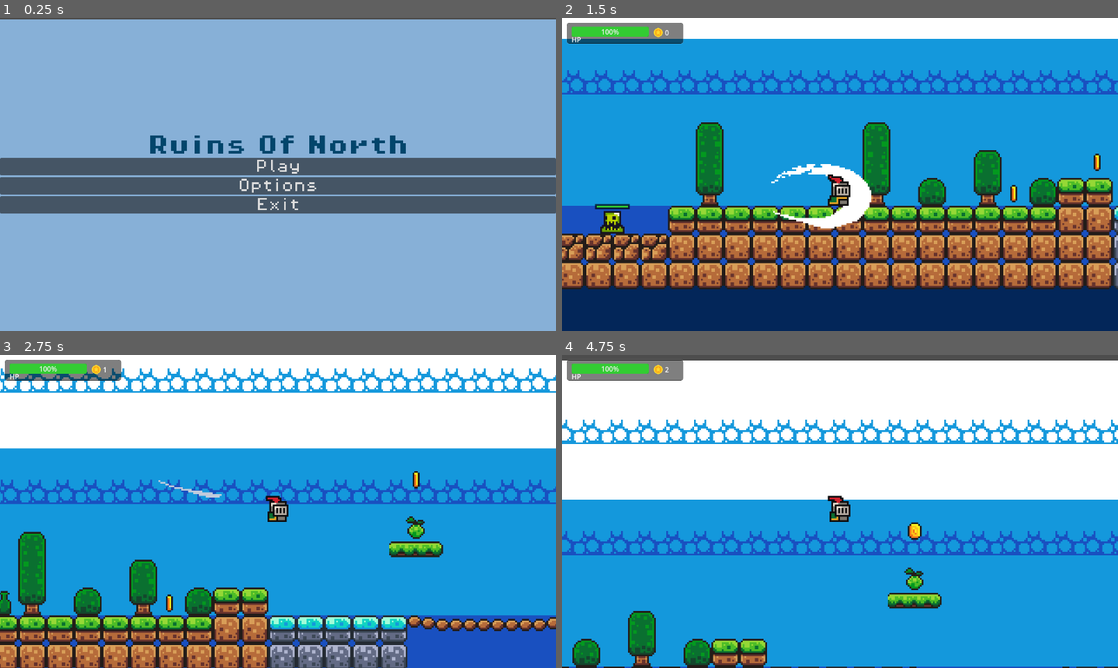
Above: before the commit, frames 1-4 (two rows, left to right).
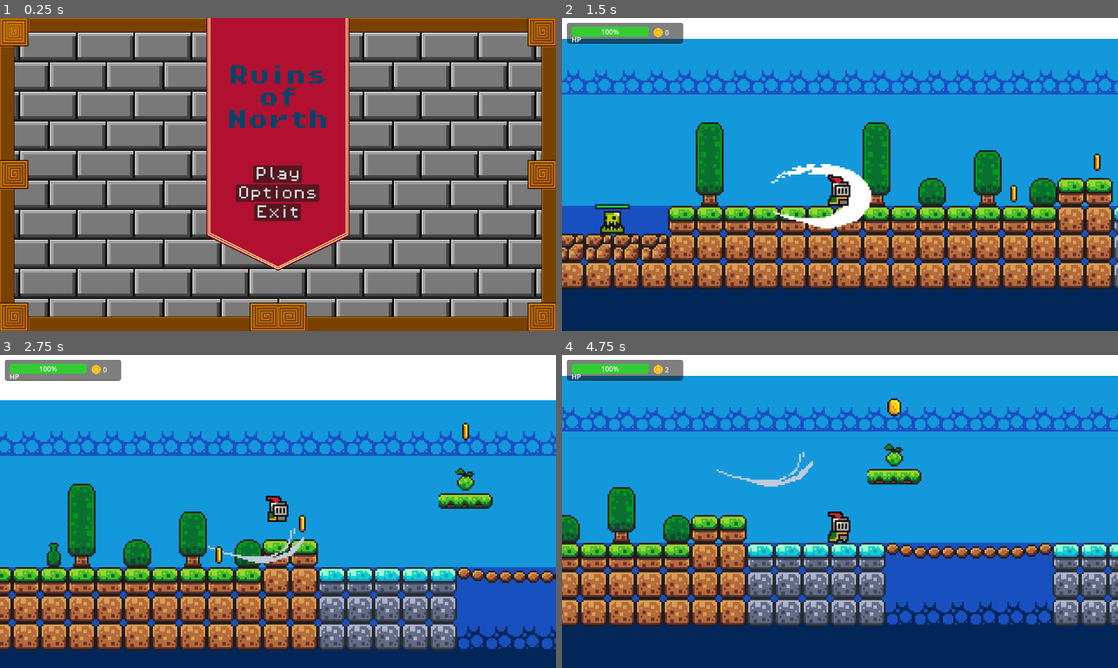
Above: after the commit, the same moments.

Repository: Kacprr/ThesisGameProject
Game: Godot game, scene res://Scenes/main_menu.tscn
The game is run twice, just before and just after one commit, with the same random seed, the same clock (stepped at 60 frames per second) and the same inputs.
Inputs:
- Up to frame 1 (0.25 s): no input
- Up to frame 2 (1.5 s): click "Play" at 0.5 s; hold Right (move_right) from 1.28 s (still down); hold Z (attack) from 1.28 s (still down)
- Up to frame 3 (2.75 s): keep holding Right (move_right); tap Space (jump) at 1.52, 1.55, 1.82, 2.1, 2.27, 2.57 s; release Z (attack) at 2.03 s; tap Z (attack) at 2.3 s
- Up to frame 4 (4.75 s): release Right (move_right) at 2.78 s; hold Left (move_left) 2.78-3.53 s; hold Z (attack) 2.78-3.53 s; tap Space (jump) at 3.05, 3.77, 4.07, 4.52, 4.55 s; hold Right (move_right) from 3.53 s (still down); tap Shift (dash) at 3.6 s; tap Z (attack) at 3.8 s; hold Z (attack) from 4.28 s (still down)

The runs differ from the first frame. In frame 1, 100% of the frame differs, in the area x 0-100%, y 0-100%; in frame 2, nothing differs; in frame 3, 59%; in frame 4, 83%.

Commit message:
Jump + attack + main menu
-Jump height is now variable to how long you press and hold jump button
-attack cooldown reduced for more intuitive swinging
-Main menu layout and background adjustments

Diff:
--- a/ruinsofnorth/Scenes/attack.tscn
+++ b/ruinsofnorth/Scenes/attack.tscn
@@ -71,7 +71,7 @@
 }],
 "loop": true,
 "name": &"new_animation",
-"speed": 18.0
+"speed": 17.0
 }]
 
 [node name="Attack" type="Area2D"]
--- a/ruinsofnorth/Scenes/main_menu.tscn
+++ b/ruinsofnorth/Scenes/main_menu.tscn
@@ -1,7 +1,8 @@
-[gd_scene load_steps=4 format=3 uid="uid://bj13u34s0bcgf"]
+[gd_scene load_steps=5 format=3 uid="uid://bj13u34s0bcgf"]
 
 [ext_resource type="Script" uid="uid://fl6v26k8fsow" path="res://Scripts/main_menu.gd" id="1_28flt"]
 [ext_resource type="FontFile" uid="uid://dalj3asj0d324" path="res://Assets/fonts/PixelOperator8-Bold.ttf" id="2_48xlc"]
+[ext_resource type="Texture2D" uid="uid://c6a58ms8ekf6r" path="res://Assets/Backgrounds/MainMenuBG.png" id="2_ce3w2"]
 [ext_resource type="FontFile" uid="uid://0fn4even71bp" path="res://Assets/fonts/PixelOperator8.ttf" id="3_1ehe0"]
 
 [node name="MainMenu" type="Control"]
@@ -13,41 +14,49 @@
 grow_vertical = 2
 script = ExtResource("1_28flt")
 
-[node name="Background" type="ColorRect" parent="."]
-layout_mode = 0
-offset_top = 3.0
-offset_right = 1280.0
-offset_bottom = 723.0
-color = Color(0.531063, 0.689237, 0.841431, 1)
+[node name="MainMenuBg" type="Sprite2D" parent="."]
+position = Vector2(640, 360)
+texture = ExtResource("2_ce3w2")
 
 [node name="MenuContainer" type="VBoxContainer" parent="."]
 layout_mode = 0
-offset_right = 1280.0
-offset_bottom = 720.0
+offset_top = 34.0
+offset_right = 1279.0
+offset_bottom = 467.0
 alignment = 1
 
 [node name="Title" type="Label" parent="MenuContainer"]
 layout_mode = 2
+size_flags_horizontal = 4
+size_flags_vertical = 6
 theme_override_colors/font_color = Color(0.00921877, 0.270652, 0.419305, 1)
 theme_override_fonts/font = ExtResource("2_48xlc")
 theme_override_font_sizes/font_size = 48
-text = "Ruins Of North"
+text = "Ruins
+of
+North"
 horizontal_alignment = 1
 
 [node name="PlayButton" type="Button" parent="MenuContainer"]
 layout_mode = 2
+size_flags_horizontal = 4
+size_flags_vertical = 4
 theme_override_fonts/font = ExtResource("3_1ehe0")
 theme_override_font_sizes/font_size = 32
 text = "Play"
 
 [node name="OptionsButton" type="Button" parent="MenuContainer"]
 layout_mode = 2
+size_flags_horizontal = 4
+size_flags_vertical = 4
 theme_override_fonts/font = ExtResource("3_1ehe0")
 theme_override_font_sizes/font_size = 32
 text = "Options"
 
 [node name="ExitButton" type="Button" parent="MenuContainer"]
 layout_mode = 2
+size_flags_horizontal = 4
+size_flags_vertical = 4
 theme_override_fonts/font = ExtResource("3_1ehe0")
 theme_override_font_sizes/font_size = 32
 text = "Exit"
--- a/ruinsofnorth/Scenes/player.tscn
+++ b/ruinsofnorth/Scenes/player.tscn
@@ -255,7 +255,7 @@
 [node name="AnimatedSprite2D" type="AnimatedSprite2D" parent="."]
 position = Vector2(0, -12)
 sprite_frames = SubResource("SpriteFrames_x3wgy")
-animation = &"idle"
+animation = &"attack"
 
 [node name="CollisionShape2D" type="CollisionShape2D" parent="."]
 position = Vector2(0, -6)
@@ -269,6 +269,7 @@
 one_shot = true
 
 [node name="AttackCooldownTimer" type="Timer" parent="."]
+one_shot = true
 
 [node name="JumpSound" type="AudioStreamPlayer2D" parent="."]
 stream = ExtResource("3_vgqql")
--- a/ruinsofnorth/Scripts/player.gd
+++ b/ruinsofnorth/Scripts/player.gd
@@ -6,7 +6,7 @@
 var is_invulnerable = false
 var jumps_left: int = 1 # Start with 1 extra jump (for a total of 2)
 
-const ATTACK_COOLDOWN = 0.8 # cooldown time in sec
+const ATTACK_COOLDOWN = 0.35 # cooldown time in sec
 var can_attack = true
 
 enum PlayerState {
@@ -54,10 +54,11 @@
 	var direction := Input.get_axis("move_left", "move_right")
 
 	# Handle jump.
-	if Input.is_action_just_pressed("jump") and is_on_floor():
-		current_State = PlayerState.JUMP
-		velocity.y = JUMP_VELOCITY
-		jump_sound.play()
+	if is_on_floor():
+		if Input.is_action_just_pressed("jump"):
+			current_State = PlayerState.JUMP
+			velocity.y = JUMP_VELOCITY
+			jump_sound.play()
 
 	# Handle double-jump
 	elif Input.is_action_just_pressed("jump") and jumps_left > 0:
@@ -66,6 +67,11 @@
 		jumps_left -= 1  #Decrement the counter!
 		jump_sound.play()
 
+	#handle short jump
+	else:
+		if Input.is_action_just_released("jump"):
+			current_State = PlayerState.JUMP
+			velocity.y *= 0.5
 
 	#Handle dash
 	if Input.is_action_just_pressed("dash") and is_on_floor() and current_State != PlayerState.DASH and direction:
--- a/ruinsofnorth/project.godot
+++ b/ruinsofnorth/project.godot
@@ -23,7 +23,6 @@
 
 window/size/viewport_width=1280
 window/size/viewport_height=720
-window/size/mode=3
 
 [input]
 
Binary file added: ruinsofnorth/Assets/Backgrounds/MainMenuBG.png
Not shown, added: ruinsofnorth/Assets/Backgrounds/MainMenuBG.png.import
